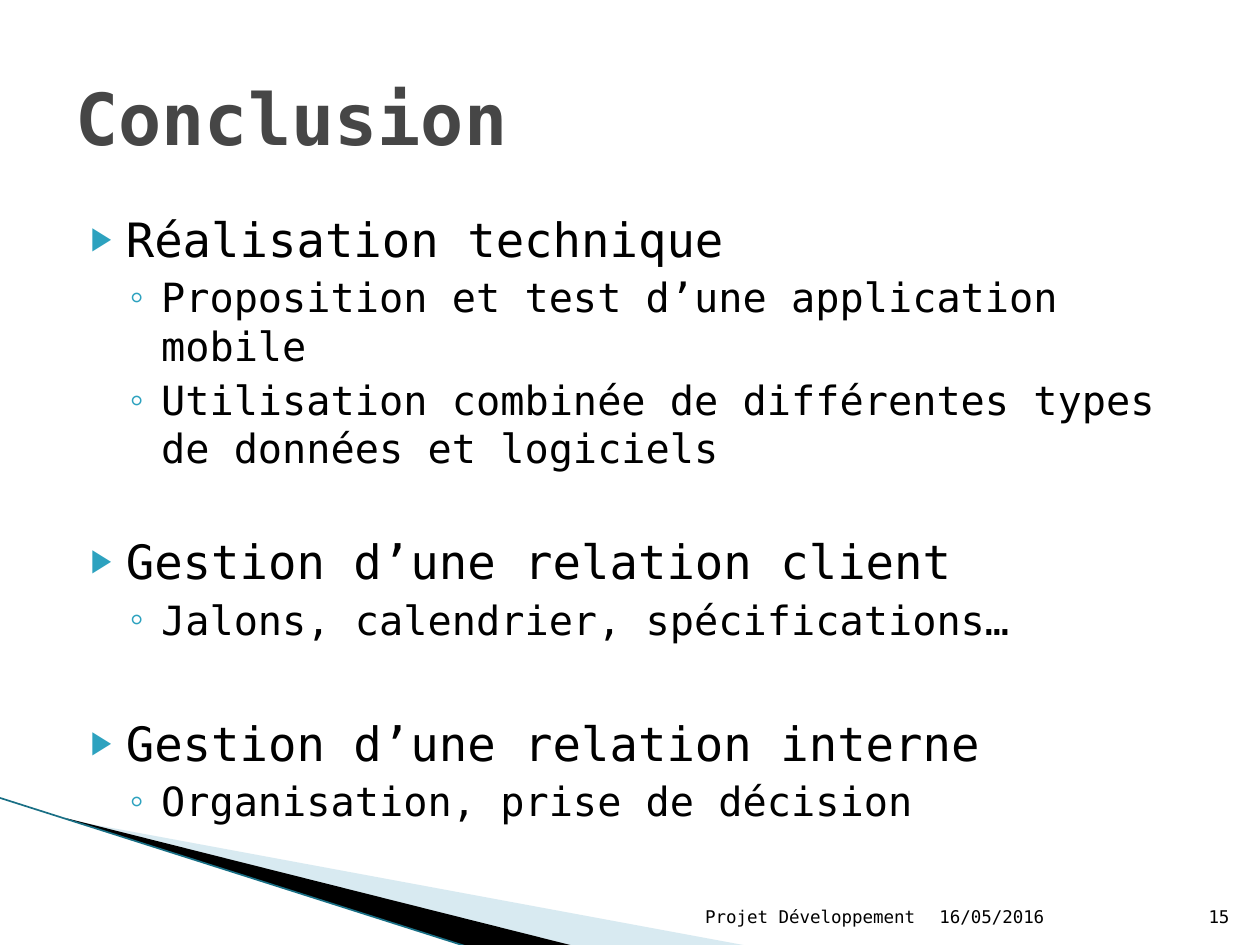
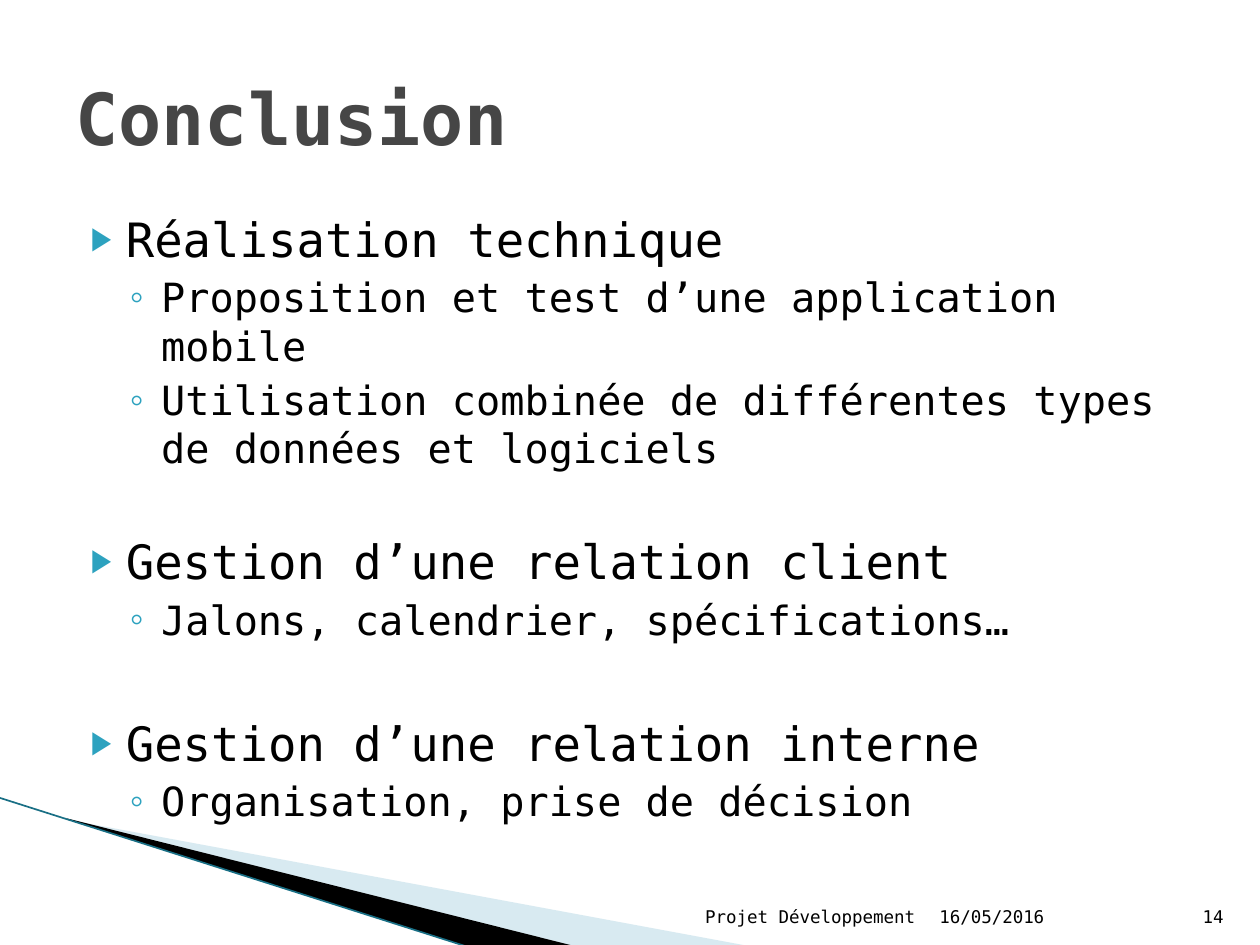
Before and after one commit to edarroman/projetDev, a slide deck: slide 15 of 1-Documents/Presentation/soutenance/presentation_projdev.pptx (slide 16 before the commit). Drawn at 1260x945 pixels with LibreOffice and Linux fonts; fonts in the diff are those of the drawing; background and template pictures are left out. Boxes give left, top, right and bottom in pixels: in the first picture for what was removed or moved away, otherwise in the second. Text is boxed around its words. In the diff, an @@ line names an element or a change of style, - is before the commit and + after.

```diff
--- a/1-Documents/Presentation/soutenance/presentation_projdev.pptx
+++ b/1-Documents/Presentation/soutenance/presentation_projdev.pptx
@@ text at bbox=[1203, 910, 1224, 923]: text changed @@
-15
+14
```
Also in this commit, not shown: 4 other slides changed.
